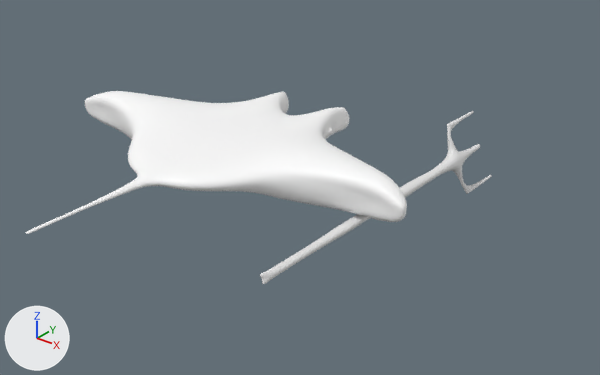
The glTF model enemy/enemy.glb as it was, and as the next commit left it.
Both versions are drawn from a 50 mm camera at (4.06, -4.54, 2.46) aimed at (0.59, -0.2, -0.23). The axes (+X, +Y, +Z) are drawn at lower left. The lights are the same throughout. Where no turn or scale is listed for an object, it has been applied to the vertices.

In view in the first picture: 'GEOM', 'trident'.
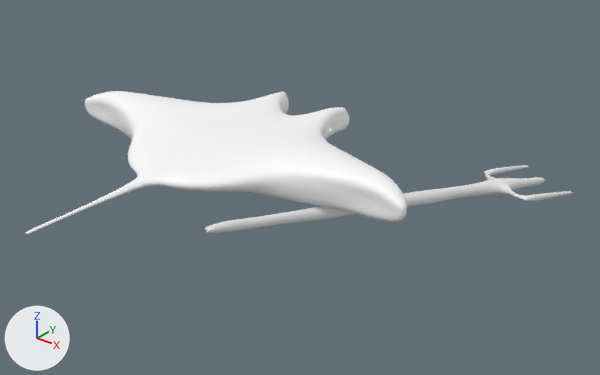
Where the change shows, as pixel boxes (x1, y1, x2, y2) in the pictures (600 x 375 px):
```json
{"object": "trident", "change": "moved, turned", "before": [260, 111, 492, 284], "after": [205, 165, 573, 233]}
```

Edits to the scene script, one JSON object a line:
```json
{"op": "set", "path": "ob_trident.location", "old": "(1.246, -0.004, -0.211)", "new": "(1.246, -0.006, -0.215)"}
{"op": "set", "path": "ob_trident.rotation_euler", "old": "(-1.552, 1.166, -0.00538)", "new": "(-1.593, -0.0505, -0.554)", "note": "degrees (-89, 67, -0.3) -> degrees (-91, -2.9, -32)"}
```
